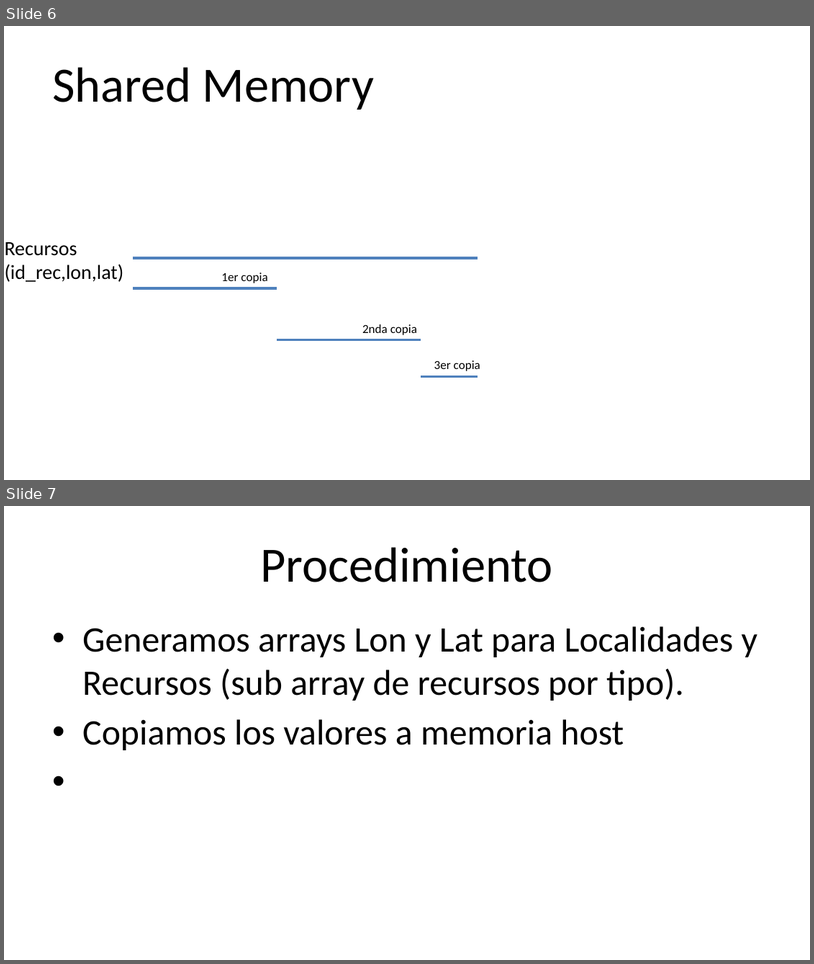
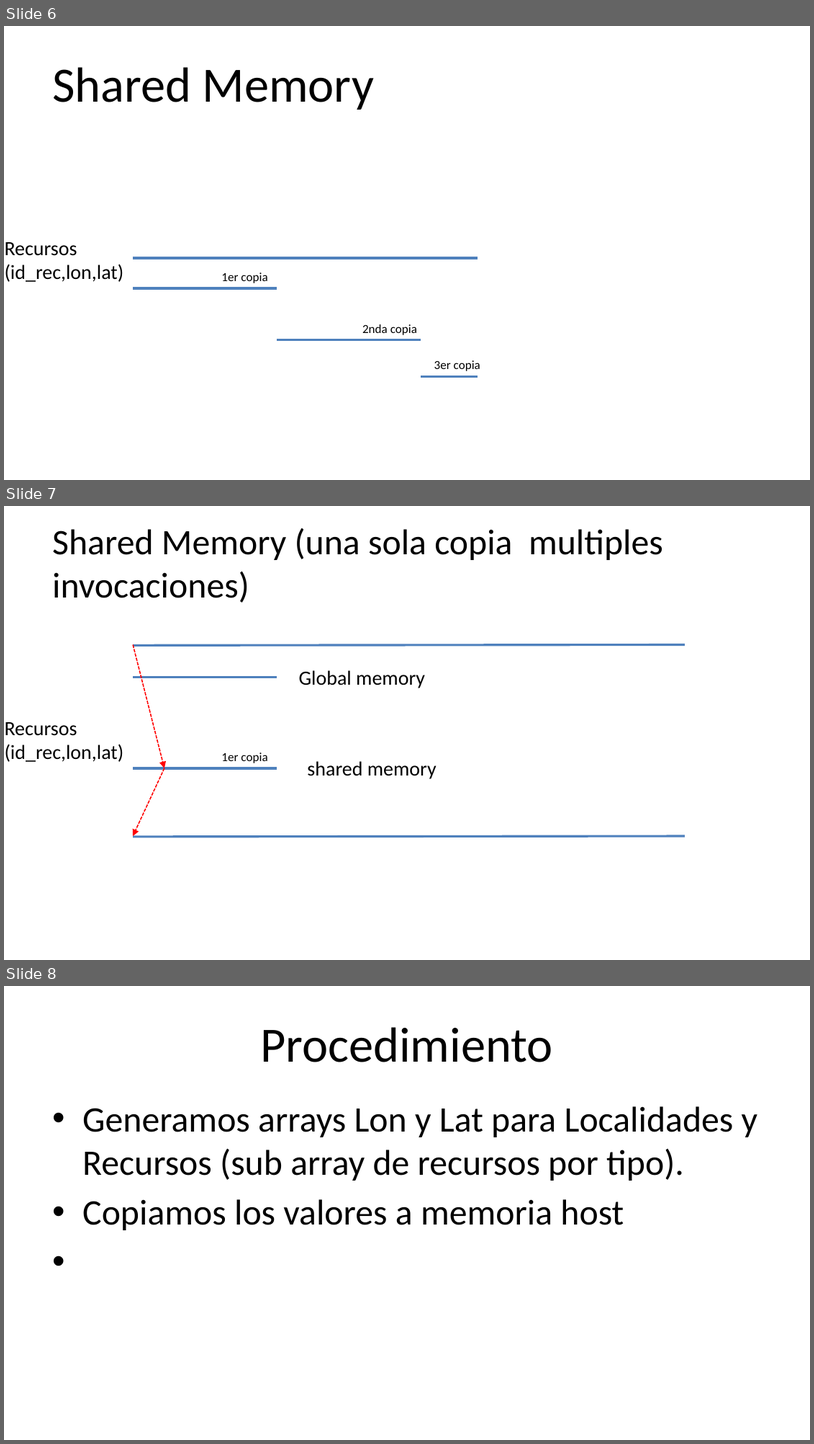
Before and after one commit to alffore/CAC3, a slide deck: docs/ModeloCUDA.pptx. Shown one above the other, each under a label of ours: slides 6 and 7 before the commit, slides 6, 7 and 8 after it. The pictures are 814x964 and 814x1444 pixels, drawn with LibreOffice and Linux fonts; fonts in the diff are those of the drawing. Boxes give left, top, right and bottom in pixels: in the first picture for what was removed or moved away, otherwise in the second. Text is boxed around its words. In the diff, an @@ line names an element or a change of style, - is before the commit and + after.

```diff
--- a/docs/ModeloCUDA.pptx
+++ b/docs/ModeloCUDA.pptx
@@ slide 7 added at (4, 506, 810, 960), background #FFFFFF @@
@@ title added at (52, 528, 664, 602), 32 pt, text #000000 @@
+Shared Memory (una sola copia multiples invocaciones)
@@ line added from (133, 646) to (685, 645), #4F81BD 2 pt @@
@@ arrow added from (133, 645) to (165, 768), #FF0000 1 pt dashed @@
@@ line added from (133, 677) to (277, 677), #4F81BD 2 pt @@
@@ text added at (299, 670, 425, 688), 18 pt, text #000000 @@
+Global memory
@@ text added at (5, 722, 124, 762), 18 pt, text #000000 @@
+Recursos
+(id_rec,lon,lat)
@@ text added at (221, 752, 268, 763), 11 pt, text #000000 @@
+1er copia
@@ text added at (307, 761, 437, 779), 18 pt, text #000000 @@
+shared memory
@@ line added from (133, 768) to (277, 768), #4F81BD 2 pt @@
@@ arrow added from (165, 768) to (133, 836), #FF0000 1 pt dashed @@
@@ line added from (133, 836) to (685, 836), #4F81BD 2 pt @@
@@ what was slide 7 is now slide 8 @@
```
Also in this commit, not shown: 2 other files.
